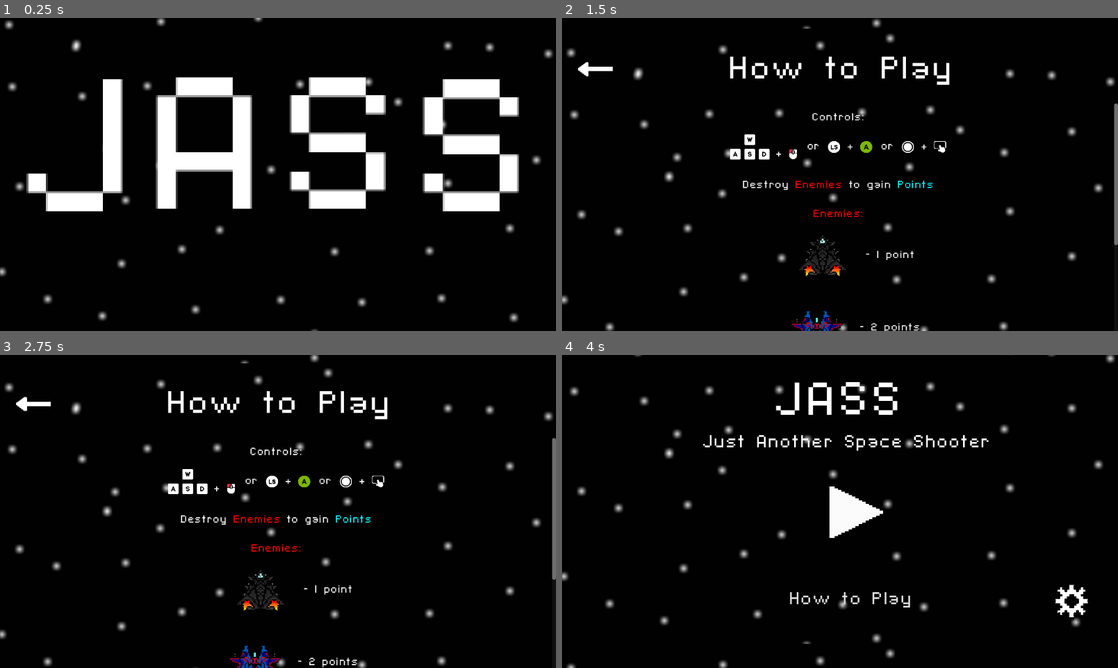
Above: before the commit, frames 1-4 (two rows, left to right).
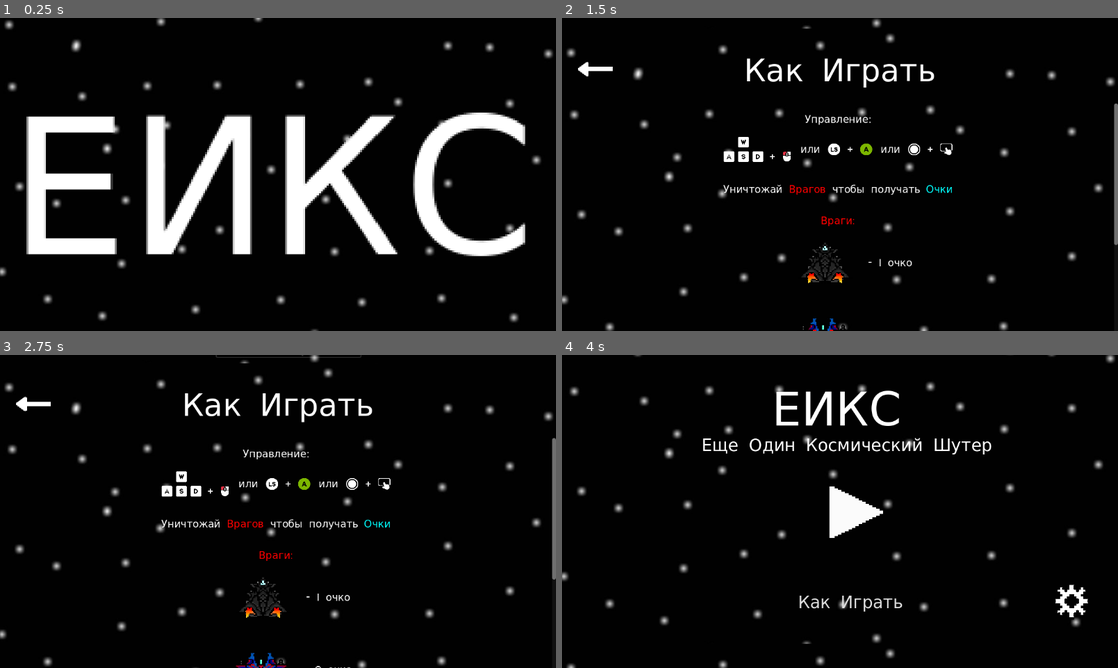
Above: after the commit, the same moments.

Repository: cofeek-codes/Space-Strike
Game: Godot game, scene res://scenes/ui/main_menu.tscn
The game is run twice, just before and just after one commit, with the same random seed, the same clock (stepped at 60 frames per second) and the same inputs.
Inputs (mouse positions are in pixels of both pictures, inside the frame that each line leads up to):
- Up to frame 1 (0.25 s): no input
- Up to frame 2 (1.5 s): click "How to Play" (after the commit: "Как Играть") at 0.5 s; move the mouse to (962, 158) at 1.27 s; hold D (move_right) from 1.28 s (still down); click (962, 158) at 1.35 s
- Up to frame 3 (2.75 s): move the mouse to (166, 527) at 2.02 s; release D (move_right) at 2.03 s; hold S (move_down) from 2.03 s (still down); click (166, 527) at 2.1 s
- Up to frame 4 (4 s): move the mouse to (895, 442) at 2.77 s; release S (move_down) at 2.78 s; hold D (move_right) 2.78-3.5 s; click (895, 442) at 2.85 s; click (589, 395) at 3.5 s

The runs differ from the first frame. In frame 1, 22% of the frame differs, in the area x 4-95%, y 18-77%; in frame 2, 4.3%; in frame 3, 4.3%; in frame 4, 3.1%.

Commit message:
localization done (need font)

Diff:
--- a/project.godot
+++ b/project.godot
@@ -67,6 +67,12 @@
 ]
 }
 
+[internationalization]
+
+locale/translations=PackedStringArray("res://localizations/en.po", "res://localizations/ru.po")
+locale/translations_pot_files=PackedStringArray("res://scenes/ui/game_over.tscn", "res://scenes/ui/how_to_play.tscn", "res://scenes/ui/main_menu.tscn", "res://scenes/ui/settings_menu.tscn")
+locale/test="ru"
+
 [rendering]
 
 textures/canvas_textures/default_texture_filter=0
--- a/scenes/ui/game_over.tscn
+++ b/scenes/ui/game_over.tscn
@@ -101,7 +101,7 @@
 size_flags_vertical = 1
 theme = ExtResource("2_81qpr")
 theme_override_font_sizes/font_size = 78
-text = "Game Over"
+text = "GAME_OVER_TITLE"
 horizontal_alignment = 1
 vertical_alignment = 1
 
@@ -126,7 +126,7 @@
 size_flags_vertical = 1
 theme = ExtResource("2_81qpr")
 theme_override_font_sizes/font_size = 64
-text = "Score:"
+text = "GAME_OVER_SCORE"
 horizontal_alignment = 1
 vertical_alignment = 1
 
@@ -144,7 +144,7 @@
 size_flags_vertical = 1
 theme = ExtResource("2_81qpr")
 theme_override_font_sizes/font_size = 64
-text = "High Score:"
+text = "GAME_OVER_HIGH_SCORE"
 horizontal_alignment = 1
 vertical_alignment = 1
 
@@ -157,7 +157,7 @@
 pivot_offset = Vector2(253, 0)
 theme = ExtResource("2_81qpr")
 theme_override_font_sizes/font_size = 78
-text = "Restart"
+text = "GAME_OVER_RESTART"
 
 [node name="AnimationPlayer" type="AnimationPlayer" parent="Panel/RestartButton"]
 libraries = {
--- a/scenes/ui/how_to_play.tscn
+++ b/scenes/ui/how_to_play.tscn
@@ -31,7 +31,7 @@
 grow_horizontal = 2
 theme = ExtResource("2_l2dcv")
 theme_override_font_sizes/font_size = 64
-text = "How to Play"
+text = "HTP_TITLE"
 horizontal_alignment = 1
 vertical_alignment = 1
 
@@ -46,37 +46,7 @@
 theme = ExtResource("2_l2dcv")
 theme_override_font_sizes/normal_font_size = 21
 bbcode_enabled = true
-text = "[center]
-Controls:
-
-[img width=150]res://assets/ui/htp/wasd+lmb.png[/img] or [img width=100]res://assets/ui/htp/ls+a.png[/img] or [img width=100]res://assets/ui/htp/joystick+touch.png[/img]
-
-
-Destroy [color=#ff0000]Enemies [/color]to gain [color=#00ffff]Points
-
-
-[/color][color=#ff0000]Enemies:[/color]
-[ul bullet=]
-[img width=150]res://assets/enemies/basic_enemy.png[/img] - 1 point
-[img width=150]res://assets/enemies/curve_enemy.png[/img] - 2 points
-[/ul]
-
-but also don't forget about your [color=#bf3c3c]HP[/color]
-
-[img width=64]res://assets/ui/htp/hp.png[/img] [img width=64]res://assets/ui/htp/hp.png[/img] [img width=64]res://assets/ui/htp/hp.png[/img]
-
-if you will be shothed 3 times the game will be [font_size=48][shake][color=#f00]OVER[/color][/shake][/font_size]
-
-shot as many enemies as you can
-
-and try to beat your own record
-
-
-[font_size=64][wave][color=#ff0]GOOD LUCK[/color][/wave][/font_size]
-
-
-
-"
+text = "HTP_TEXT"
 shortcut_keys_enabled = false
 
 [node name="BackButton" type="TextureButton" parent="."]
--- a/scenes/ui/main_menu.tscn
+++ b/scenes/ui/main_menu.tscn
@@ -303,7 +303,7 @@
 theme = ExtResource("3_hqrur")
 theme_override_font_sizes/normal_font_size = 96
 bbcode_enabled = true
-text = "[shake]JASS[/shake]"
+text = "MAIN_MENU_TITLE"
 fit_content = true
 scroll_active = false
 shortcut_keys_enabled = false
@@ -335,7 +335,7 @@
 pivot_offset = Vector2(284, 0)
 theme = ExtResource("3_hqrur")
 theme_override_font_sizes/normal_font_size = 35
-text = "Just Another Space Shooter"
+text = "MAIN_MENU_SUBTITLE"
 
 [node name="AnimationPlayer" type="AnimationPlayer" parent="SubTitleLabel"]
 libraries = {
@@ -405,15 +405,15 @@
 anchor_top = 1.0
 anchor_right = 0.5
 anchor_bottom = 1.0
-offset_left = -127.0
+offset_left = -127.5
 offset_top = -90.0
-offset_right = 169.0
+offset_right = 170.5
 offset_bottom = -58.0
 grow_horizontal = 2
 grow_vertical = 0
 theme = ExtResource("3_hqrur")
 theme_override_font_sizes/font_size = 35
-text = "How to Play"
+text = "MAIN_MENU_HTP"
 
 [node name="AnimationPlayer" type="AnimationPlayer" parent="HowToPlayButton"]
 libraries = {
--- a/scenes/ui/settings_menu.tscn
+++ b/scenes/ui/settings_menu.tscn
@@ -36,7 +36,7 @@
 theme = ExtResource("2_vhubi")
 theme_override_font_sizes/normal_font_size = 96
 bbcode_enabled = true
-text = "Settings"
+text = "SETTINGS_TITLE"
 fit_content = true
 scroll_active = false
 shortcut_keys_enabled = false
@@ -56,7 +56,7 @@
 grow_vertical = 2
 theme = ExtResource("2_vhubi")
 theme_override_font_sizes/font_size = 48
-text = "Volume"
+text = "SETTINGS_VOLUME"
 
 [node name="MusicVolumeLabel" type="Label" parent="."]
 layout_mode = 1
@@ -73,7 +73,7 @@
 grow_vertical = 2
 theme = ExtResource("2_vhubi")
 theme_override_font_sizes/font_size = 32
-text = "Music"
+text = "SETTINGS_MUSIC"
 
 [node name="SFXVolumeLabel" type="Label" parent="."]
 layout_mode = 1
@@ -90,7 +90,7 @@
 grow_vertical = 2
 theme = ExtResource("2_vhubi")
 theme_override_font_sizes/font_size = 32
-text = "SFX"
+text = "SETTINGS_SFX"
 
 [node name="MusicSlider" type="HSlider" parent="."]
 layout_mode = 1
@@ -143,7 +143,7 @@
 grow_vertical = 0
 theme = ExtResource("2_vhubi")
 theme_override_font_sizes/font_size = 32
-text = "Back"
+text = "SETTINGS_BACK"
 
 [node name="AudioPlayer" type="AudioStreamPlayer" parent="."]
 stream = ExtResource("4_c5il0")
Binary file added: localizations/en.mo
Not shown, added: localizations/en.po
Not shown, added: localizations/localizations.pot
Binary file added: localizations/ru.mo
Not shown, added: localizations/ru.po
